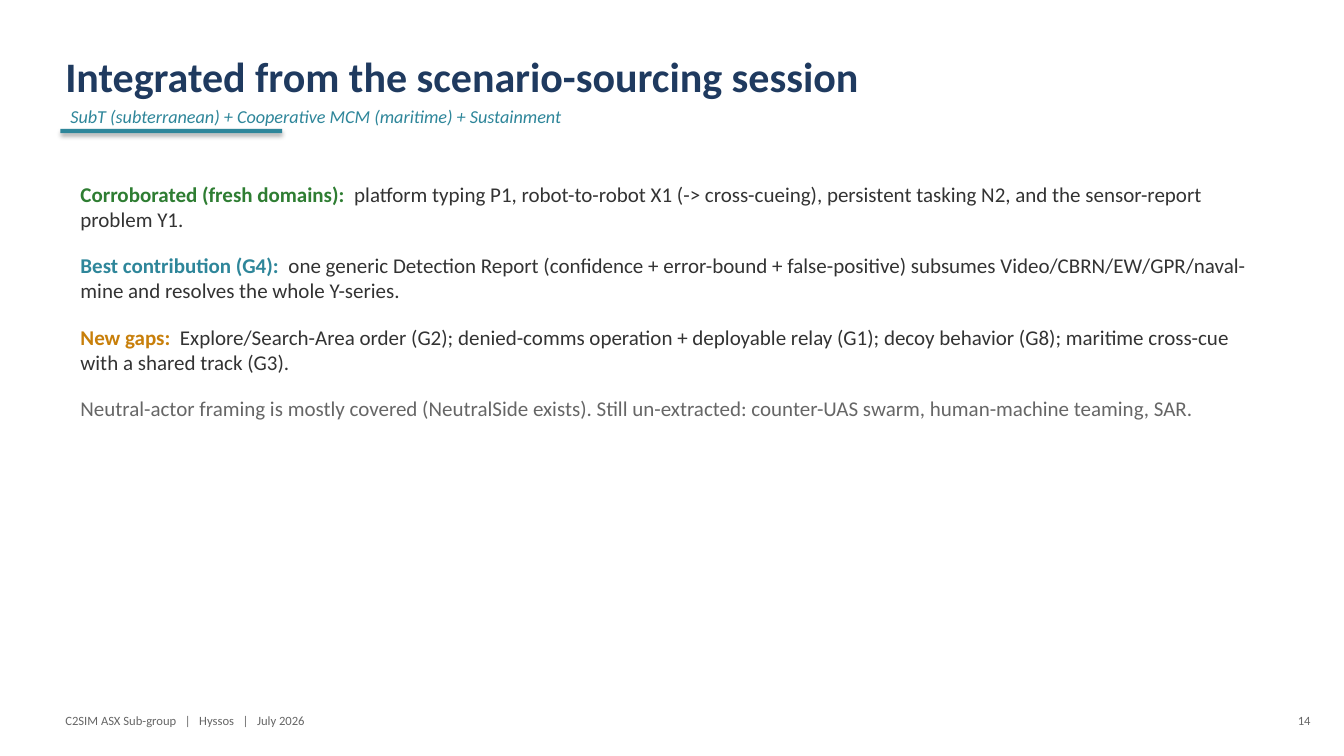
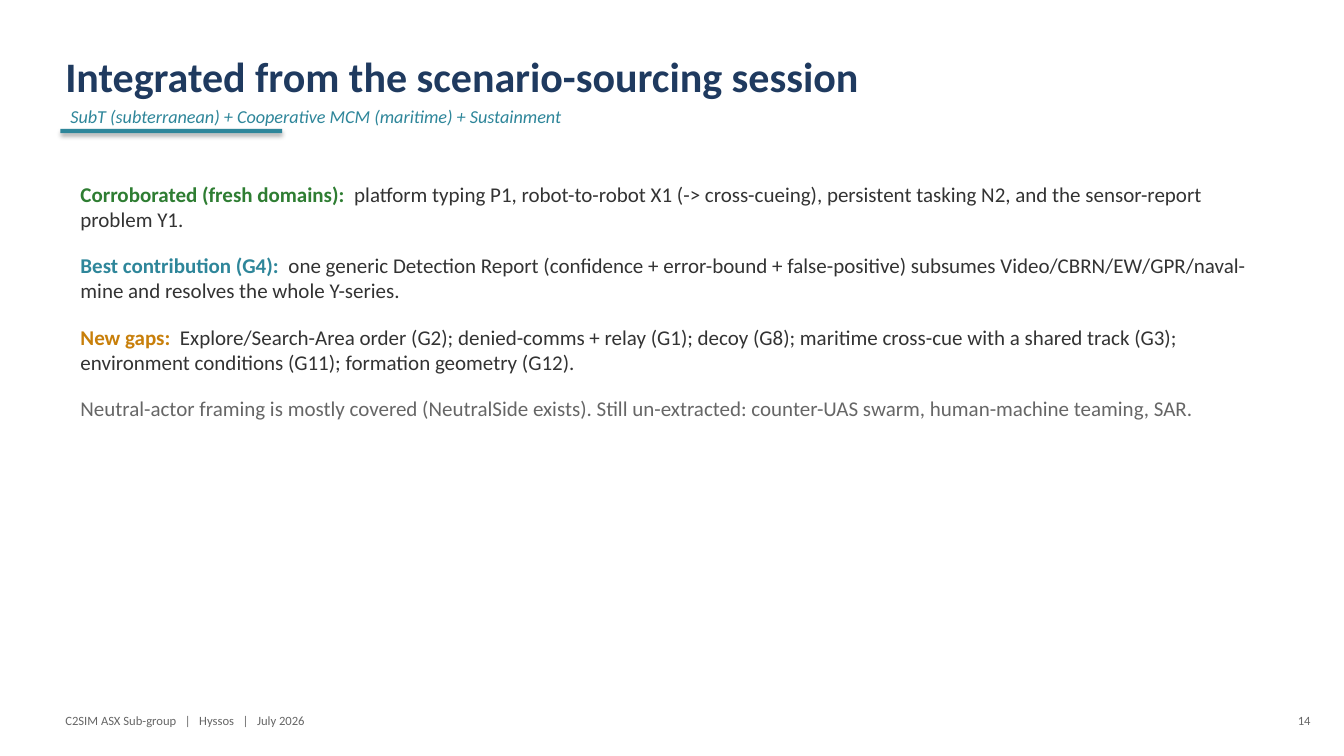
Before and after one commit to hyssostech/C2SIMArtifacts, a slide deck: slide 14 of Subgroups/ASX/InstantiationReview/ASX-Instantiation-Findings.pptx. Drawn at 1344x756 pixels with LibreOffice and Linux fonts; fonts in the diff are those of the drawing. Boxes give left, top, right and bottom in pixels: in the first picture for what was removed or moved away, otherwise in the second. Text is boxed around its words. In the diff, an @@ line names an element or a change of style, - is before the commit and + after.

```diff
--- a/Subgroups/ASX/InstantiationReview/ASX-Instantiation-Findings.pptx
+++ b/Subgroups/ASX/InstantiationReview/ASX-Instantiation-Findings.pptx
@@ text at (80, 330, 1176, 374): text changed @@
-New gaps: Explore/Search-Area order (G2); denied-comms operation + deployable relay (G1); decoy behavior (G8); maritime cross-cue with a shared track (G3).
+New gaps: Explore/Search-Area order (G2); denied-comms + relay (G1); decoy (G8); maritime cross-cue with a shared track (G3); environment conditions (G11); formation geometry (G12).
```
Also in this commit, not shown: 2 other slides changed, 1 other file.
